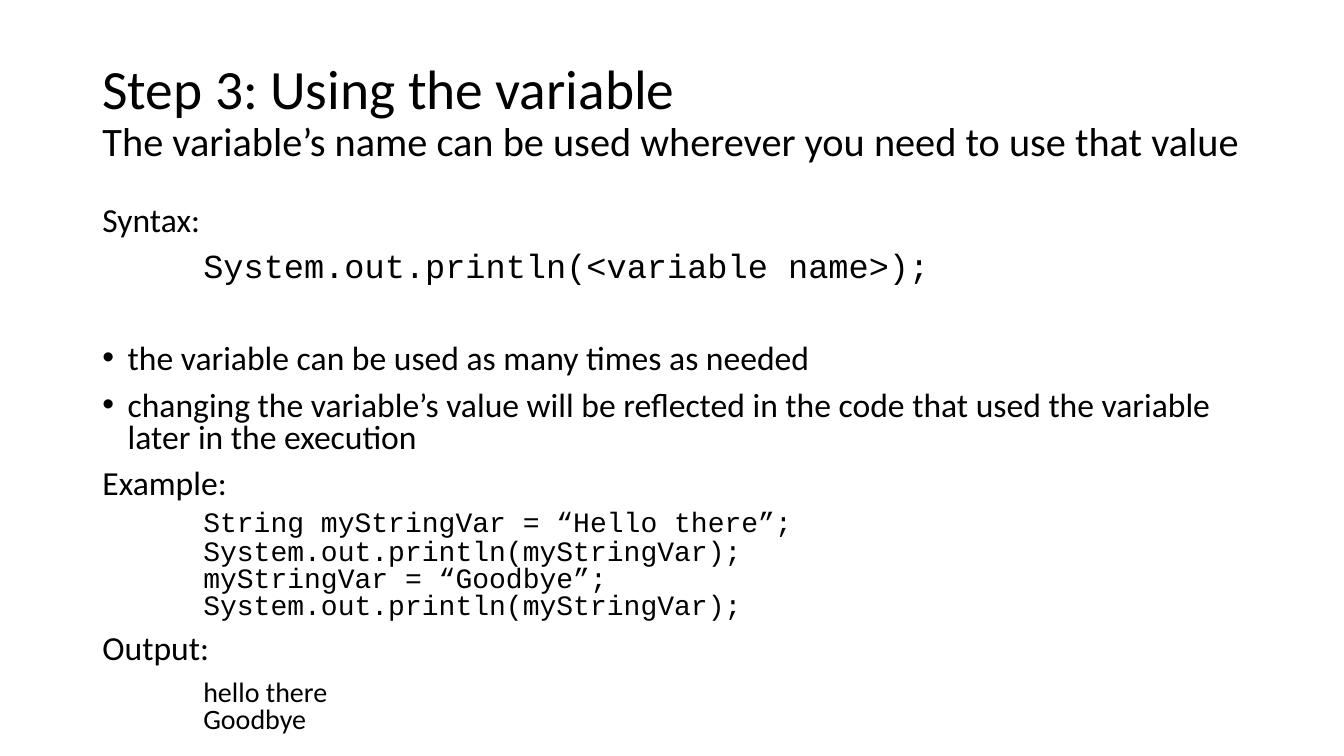
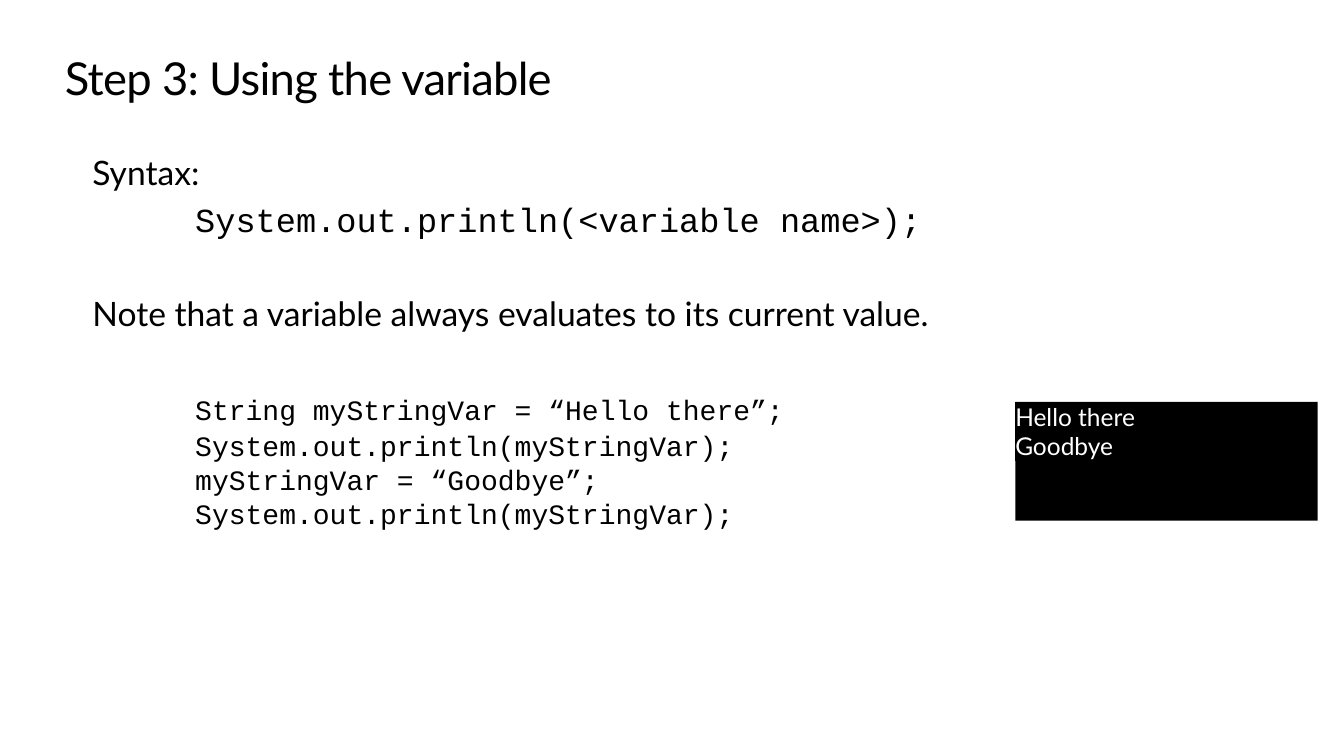
Before and after one commit to TEALSK12/apcsa-public, a slide deck: slide 29 of curriculum/Unit2/Unit2.pptx (slide 26 before the commit). Drawn at 1344x756 pixels with LibreOffice and Linux fonts; fonts in the diff are those of the drawing; background and template pictures are left out. Boxes give left, top, right and bottom in pixels: in the first picture for what was removed or moved away, otherwise in the second. Text is boxed around its words. In the diff, an @@ line names an element or a change of style, - is before the commit and + after.

```diff
--- a/curriculum/Unit2/Unit2.pptx
+++ b/curriculum/Unit2/Unit2.pptx
@@ title "Step 3: Using the variable" at [65,61,551,104]: vertical alignment middle to top @@
@@ title at [65,61,551,104]: text changed; size 28.8 to 32.4 pt; font Calibri to Lato @@
-Step 3: Using the variable
-The variable’s name can be used wherever you need to use that value
+Step 3: Using the variable
@@ text at [92,160,921,239]: font Calibri to Lato in "Syntax:"; line spacing 0.8 to 1; less space between paragraphs @@
@@ text "Syntax:": place and size @@
-text "Syntax:" at [102,210,1210,734]
+text "Syntax:" at [92,160,929,530]
@@ text at [92,301,929,530]: text changed; size 24 to 20 pt; font Calibri to Courier New @@
-• the variable can be used as many times as needed
-• changing the variable’s value will be reflected in the code that used the variable later in the execution
-Example:
-String myStringVar = “Hello there”;
-System.out.println(myStringVar);
-myStringVar = “Goodbye”;
-System.out.println(myStringVar);
-Output:
-hello there
-Goodbye
+Note that a variable always evaluates to its current value.
+String myStringVar = “Hello there”;
+System.out.println(myStringVar);
+myStringVar = “Goodbye”;
+System.out.println(myStringVar);
@@ rectangle added at [1015,402,1318,521], fill #000000, 17.5 pt, text #FFFFFF @@
+Hello there
+Goodbye
```
Also in this commit, not shown: 75 other slides changed, 35 slides added, 7 slides removed.
